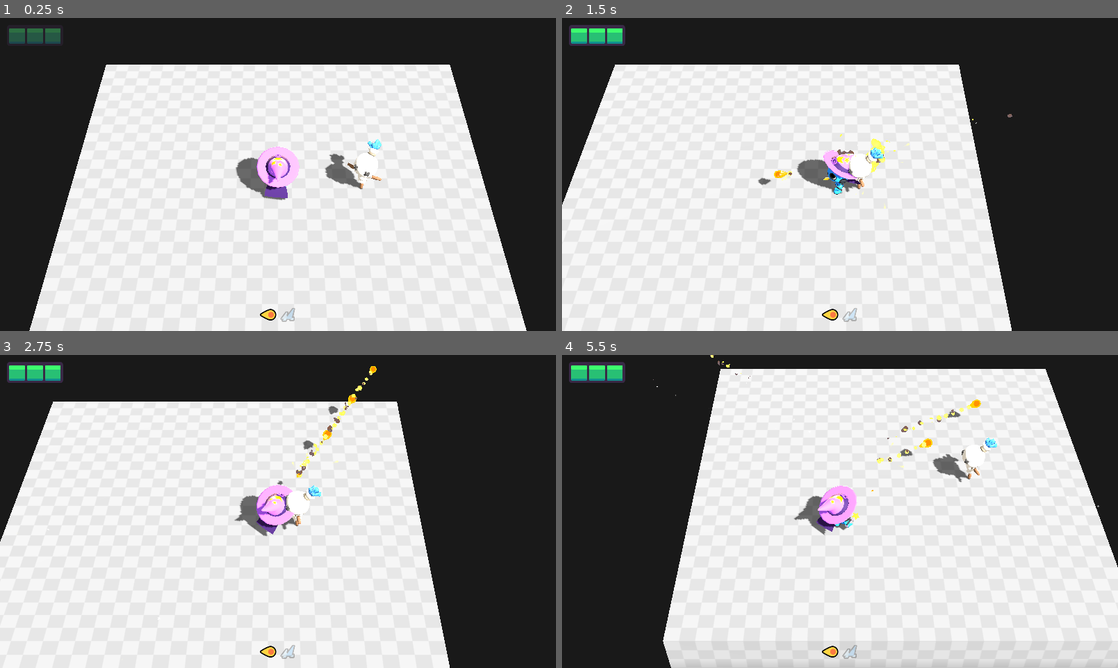
Above: before the commit, frames 1-4 (two rows, left to right).
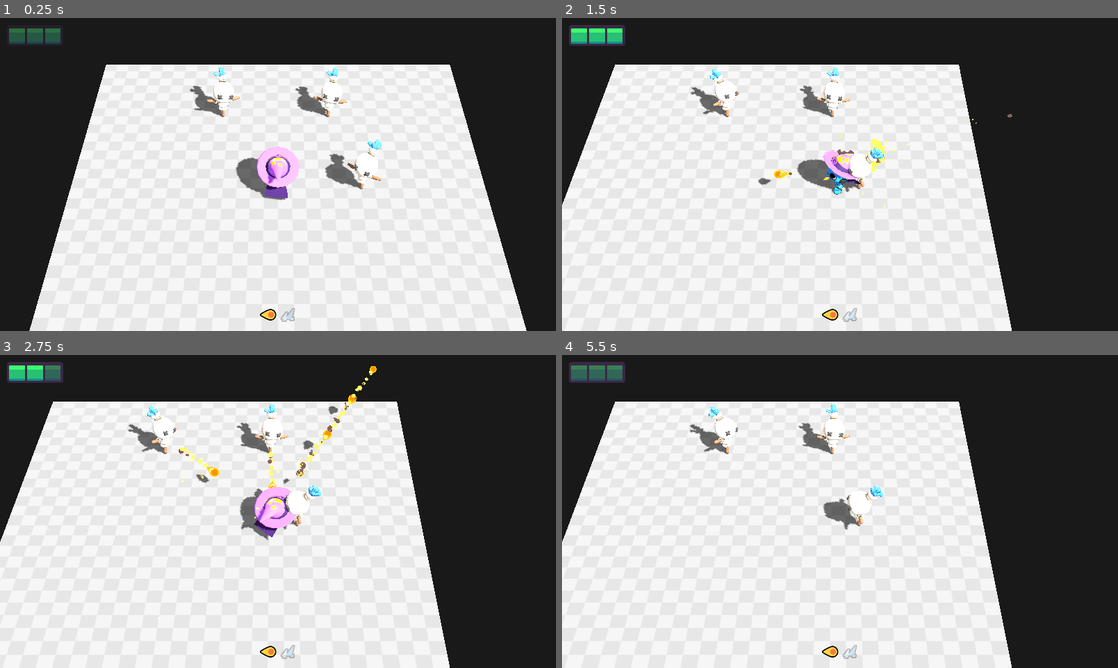
Above: after the commit, the same moments.

Repository: lethalgem/gdquest_learn_3d_gamedev_from_zero_with_godot_4
Game: Godot game, scene res://lessons/level.tscn
Same seed, same stepped clock (60 frames per second), same inputs: the game is played once before the commit and once after it.
Inputs (mouse positions are in pixels of both pictures, inside the frame that each line leads up to):
- Up to frame 1 (0.25 s): no input
- Up to frame 2 (1.5 s): tap Enter at 0.5 s; move the mouse to (962, 158) at 0.52 s; press the mouse at (962, 158) at 0.53 s; hold D (move_right) 0.53-1.25 s; tap Space at 0.77 s; release the mouse at (962, 158) at 1.25 s; drag from (728, 190) to (812, 237) at 1.27 s
- Up to frame 3 (2.75 s): move the mouse to (333, 442) at 2.02 s; press the mouse at (333, 442) at 2.03 s; hold D (move_right) from 2.03 s (still down); tap Z at 2.1 s
- Up to frame 4 (5.5 s): release D (move_right) at 2.75 s; release the mouse at (895, 442) at 2.75 s; drag from (812, 574) to (673, 464) at 2.77 s; move the mouse to (1006, 558) at 3.52 s; press the mouse at (1006, 558) at 3.53 s; hold A (move_left) 3.53-4.25 s; tap Space at 3.77 s; release the mouse at (1006, 558) at 4.25 s; drag from (673, 464) to (756, 433) at 4.27 s; move the mouse to (867, 511) at 5.02 s; press the mouse at (867, 511) at 5.03 s; hold S (move_down) from 5.03 s (still down)

The runs differ from the first frame. In frame 1, 0.8% of the frame differs, in the area x 34-63%, y 15-32%; in frame 2, 0.7%; in frame 3, 1.9%; in frame 4, 45%, in the area x 0-100%, y 0-100%.

Commit message:
Complete M4-L3

Diff:
--- a/M04.patrol_alert_attack_workbook/lessons/level.tscn
+++ b/M04.patrol_alert_attack_workbook/lessons/level.tscn
@@ -65,3 +65,9 @@
 
 [node name="MobDummy3D" parent="." instance=ExtResource("5_kjpax")]
 transform = Transform3D(1, 0, 0, 0, 1, 0, 0, 0, 1, 3, 0, 0)
+
+[node name="MobDummy3D2" parent="." instance=ExtResource("5_kjpax")]
+transform = Transform3D(1, 0, 0, 0, 1, 0, 0, 0, 1, 2, 0, -4)
+
+[node name="MobDummy3D3" parent="." instance=ExtResource("5_kjpax")]
+transform = Transform3D(1, 0, 0, 0, 1, 0, 0, 0, 1, -2.2, 0, -4)
--- a/M04.patrol_alert_attack_workbook/lessons/mobs/mob_dummy.gd
+++ b/M04.patrol_alert_attack_workbook/lessons/mobs/mob_dummy.gd
@@ -1,4 +1,8 @@
 extends CharacterBody3D
+
+@export var projectile_3d: PackedScene = null
+
+@onready var shooting_point: Marker3D = %ShootingPoint
 
 enum States {
 	LOOK_AT_PLAYER,
@@ -12,10 +16,26 @@
 func set_current_state(new_state: States) -> void:
 	current_state = new_state
 
+	match current_state:
+		States.LOOK_AT_PLAYER:
+			get_tree().create_timer(2.0).timeout.connect(
+				set_current_state.bind(States.WAIT)
+			)
+		States.WAIT:
+			get_tree().create_timer(0.5).timeout.connect(
+				set_current_state.bind(States.FIRE_PROJECTILE)
+			)
+		States.FIRE_PROJECTILE:
+			fire_projectile()
+			get_tree().create_timer(0.5).timeout.connect(
+				set_current_state.bind(States.LOOK_AT_PLAYER)
+			)
+
 var player: CharacterBody3D = null
 
 func _ready() -> void:
 	player = get_tree().root.get_node("Level/Player3D")
+	set_current_state(States.LOOK_AT_PLAYER)
 
 func _physics_process(delta):
 	match current_state:
@@ -29,3 +49,8 @@
 			rotation.y = lerp_angle(
 				rotation.y, target_rotation_y, 2.0 * delta
 			)
+
+func fire_projectile():
+	var projectile = projectile_3d.instantiate()
+	owner.add_sibling(projectile)
+	projectile.global_transform = shooting_point.global_transform
--- a/M04.patrol_alert_attack_workbook/lessons/mobs/mob_dummy.tscn
+++ b/M04.patrol_alert_attack_workbook/lessons/mobs/mob_dummy.tscn
@@ -1,7 +1,8 @@
-[gd_scene load_steps=6 format=3 uid="uid://b5luv0tbdat2c"]
+[gd_scene load_steps=7 format=3 uid="uid://b5luv0tbdat2c"]
 
 [ext_resource type="Script" path="res://lessons/mobs/mob_dummy.gd" id="1_8v0hd"]
 [ext_resource type="PackedScene" uid="uid://ddjouhm76gjbx" path="res://assets/skins/dummy/dummy_skin_3d.tscn" id="2_8a1qg"]
+[ext_resource type="PackedScene" uid="uid://owdmkemrssa" path="res://assets/entities/projectile/mob_fireball.tscn" id="2_j1r0v"]
 [ext_resource type="Script" path="res://assets/hurt_box_3d.gd" id="3_sb476"]
 
 [sub_resource type="CapsuleShape3D" id="CapsuleShape3D_dqdxk"]
@@ -15,6 +16,7 @@
 collision_layer = 2
 collision_mask = 0
 script = ExtResource("1_8v0hd")
+projectile_3d = ExtResource("2_j1r0v")
 
 [node name="CollisionShape3D" type="CollisionShape3D" parent="."]
 transform = Transform3D(1, 0, 0, 0, 1, 0, 0, 0, 1, 0, 0.478758, 0.0221127)
@@ -33,4 +35,4 @@
 
 [node name="ShootingPoint" type="Marker3D" parent="."]
 unique_name_in_owner = true
-transform = Transform3D(1, 0, 0, 0, 1, 0, 0, 0, 1, 0, 0.8, 0.8)
+transform = Transform3D(-1, 3.48787e-16, -8.74228e-08, 3.48787e-16, 1, -3.48787e-16, 8.74228e-08, -3.48787e-16, -1, 0, 0.8, 0.8)
--- a/M04.patrol_alert_attack_workbook/practices/L3.P1/the_turret.tscn
+++ b/M04.patrol_alert_attack_workbook/practices/L3.P1/the_turret.tscn
@@ -1,8 +1,7 @@
-[gd_scene load_steps=6 format=3]
+[gd_scene load_steps=5 format=3 uid="uid://bx3g125wdgvhr"]
 
-[ext_resource type="Texture2D" path="res://assets/level/checkboard.png" id="1_563r1"]
+[ext_resource type="Texture2D" uid="uid://brbtohct73mlt" path="res://assets/level/checkboard.png" id="1_563r1"]
 [ext_resource type="PackedScene" path="res://practices/L3.P1/turret.tscn" id="2_7ful1"]
-[ext_resource type="Script" path="res://practices/L3.P1/turret.gd" id="3_56qpi"]
 
 [sub_resource type="StandardMaterial3D" id="StandardMaterial3D_krn5u"]
 albedo_color = Color(0.439062, 0.439062, 0.439062, 1)
@@ -53,6 +52,5 @@
 [node name="WorldEnvironment" type="WorldEnvironment" parent="."]
 environment = SubResource("Environment_jrbi8")
 
-[node name="Turret" type="CharacterBody3D" parent="." instance=ExtResource("2_7ful1")]
+[node name="Turret" parent="." instance=ExtResource("2_7ful1")]
 transform = Transform3D(0, 0, 1, 0, 1, 0, -1, 0, 0, -2, 0, 0)
-script = ExtResource("3_56qpi")
--- a/M04.patrol_alert_attack_workbook/practices/L3.P1/turret.gd
+++ b/M04.patrol_alert_attack_workbook/practices/L3.P1/turret.gd
@@ -5,6 +5,7 @@
 
 enum States {
 	WAIT,
+	SHOOT
 }
 
 var bullet_scene: PackedScene = preload("bullet.tscn")
@@ -15,7 +16,7 @@
 
 func _ready() -> void:
 	# Don't forget to call the setter to initialize to the WAIT state.
-	pass
+	set_current_state(States.WAIT)
 
 
 func set_current_state(new_state: States) -> void:
@@ -28,4 +29,12 @@
 
 	match current_state:
 		States.WAIT:
-			pass
+			get_tree().create_timer(0.7).timeout.connect(
+				set_current_state.bind(States.SHOOT)
+			)
+		States.SHOOT:
+			var bullet = bullet_scene.instantiate()
+			owner.add_sibling(bullet)
+			bullet.global_position = bullet_spawning_point.global_position
+			bullet.look_at(bullet_spawning_point.global_position + bullet_spawning_point.global_basis.z)
+			set_current_state(States.WAIT)
--- a/M04.patrol_alert_attack_workbook/project.godot
+++ b/M04.patrol_alert_attack_workbook/project.godot
@@ -17,6 +17,11 @@
 run/max_fps=60
 config/icon="res://icon.png"
 
+[autoload]
+
+UITestPanel="*res://addons/gdpractice/tester/ui_test_panel.tscn"
+Metadata="*res://addons/gdpractice/practice_solutions/metadata.gd"
+
 [debug]
 
 gdscript/warnings/return_value_discarded=false
@@ -32,6 +37,10 @@
 window/stretch/aspect="expand"
 window/vsync/vsync_mode=0
 window/size/fullscreen=true
+
+[editor_plugins]
+
+enabled=PackedStringArray("res://addons/gdpractice/plugin.cfg")
 
 [filesystem]
 
